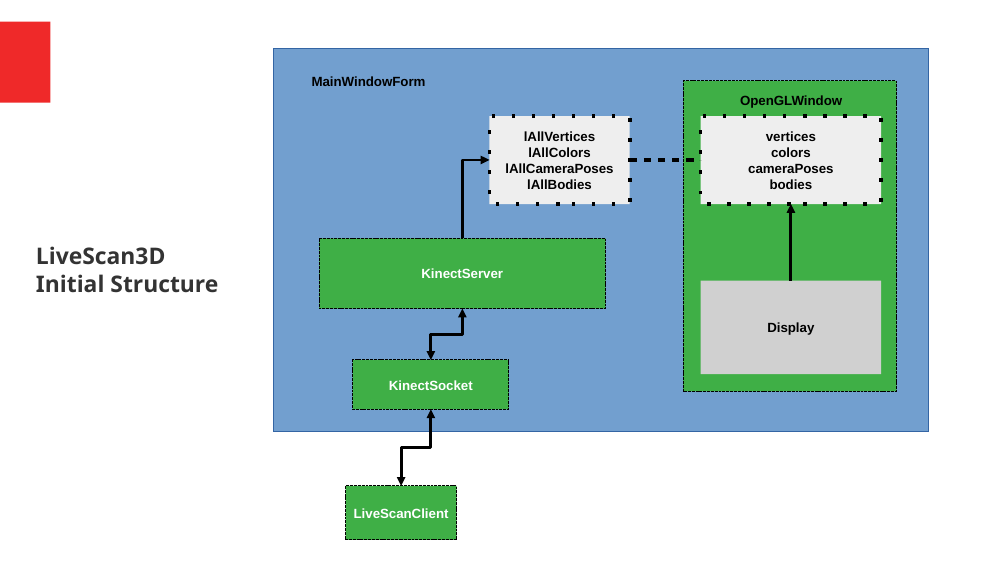
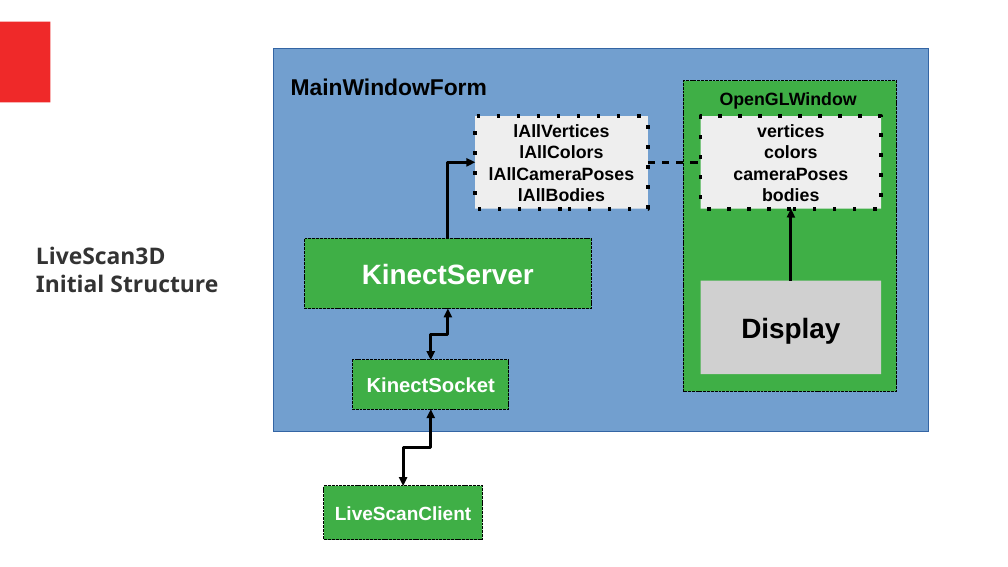
Before and after one commit to thelegend831/dissertation, a slide deck: slide 1 of resources/DecemberCatchUp.odp. Drawn at 1008x567 pixels with LibreOffice and Linux fonts; fonts in the diff are those of the drawing; grey boxes stand for pictures. Boxes give left, top, right and bottom in pixels: in the first picture for what was removed or moved away, otherwise in the second. Text is boxed around its words. In the diff, an @@ line names an element or a change of style, - is before the commit and + after.

```diff
--- a/resources/DecemberCatchUp.odp
+++ b/resources/DecemberCatchUp.odp
@@ text "MainWindowForm" at <box>291,78,487,96</box>: size 10.5 to 18 pt @@
@@ size 10.5 to 14 pt in 3 elements at <box>701,116,882,209</box>, <box>476,116,649,209</box>, <box>720,92,857,109</box> @@
@@ text "OpenGLWindow": place and size @@
-text "OpenGLWindow" at <box>740,95,842,108</box>
+text "OpenGLWindow" at <box>720,92,857,109</box>
@@ rectangle "lAllVertices": place and size @@
-rectangle "lAllVertices" at <box>489,116,630,204</box>
+rectangle "lAllVertices" at <box>476,116,649,209</box>
@@ rectangle "vertices": place and size @@
-rectangle "vertices" at <box>701,116,882,204</box>
+rectangle "vertices" at <box>701,116,882,209</box>
@@ elbow arrow moved from (463, 239) - (489, 160) to (448, 239) - (476, 163) @@
@@ elbow line moved from (630, 160) - (701, 160) to (649, 163) - (701, 163) @@
@@ elbow arrow moved from (791, 281) - (791, 204) to (791, 281) - (791, 209) @@
@@ rectangle "KinectServer" at <box>305,239,592,309</box>: size 10.5 to 22 pt @@
@@ rectangle "KinectServer": place and size @@
-rectangle "KinectServer" at <box>319,239,606,309</box>
+rectangle "KinectServer" at <box>305,239,592,309</box>
@@ picture "Display" at <box>701,281,882,374</box>: size 10.5 to 22 pt @@
@@ elbow double arrow moved from (463, 309) - (431, 360) to (448, 309) - (431, 360) @@
@@ rectangle "KinectSocket" at <box>353,360,509,410</box>: size 10.5 to 16 pt @@
@@ elbow double arrow (431, 410) - (403, 486): route changed @@
@@ rectangle "LiveScanClient": place and size @@
-rectangle "LiveScanClient" at <box>346,486,457,540</box>
+rectangle "LiveScanClient" at <box>324,486,482,540</box>
@@ rectangle "LiveScanClient" at <box>324,486,482,540</box>: size 10.5 to 15 pt @@
```
Also in this commit, not shown: 9 other slides changed, 1 slide added, 5 other files.
